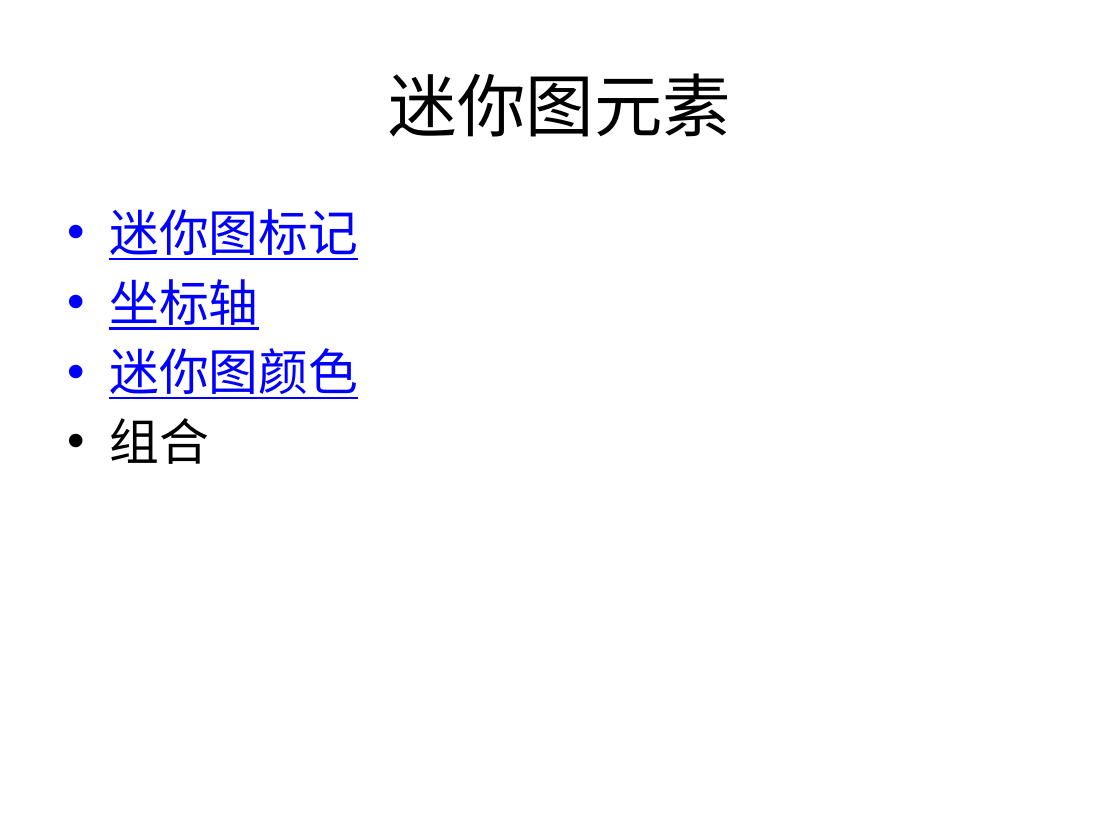
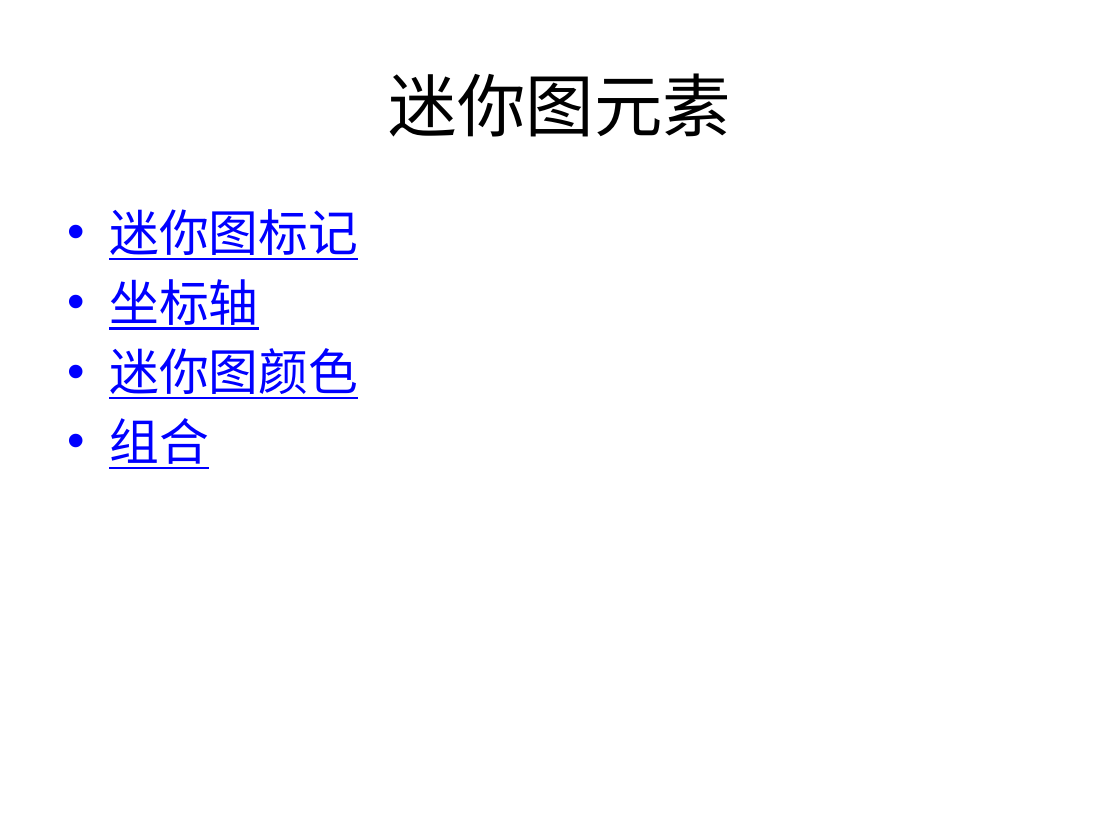
Before and after one commit to sans123wx/class, a slide deck: slide 5 of 第4章excel/图表/图表.pptx. Drawn at 1120x840 pixels with LibreOffice and Linux fonts; fonts in the diff are those of the drawing. Boxes give left, top, right and bottom in pixels: in the first picture for what was removed or moved away, otherwise in the second. Text is boxed around its words. In the diff, an @@ line names an element or a change of style, - is before the commit and + after.

```diff
--- a/第4章excel/图表/图表.pptx
+++ b/第4章excel/图表/图表.pptx
@@ text at (109,418,209,469): text colour #000000 to #0000FF, underline on in "组合" @@
```
Also in this commit, not shown: 5 slides added, 5 other files.
